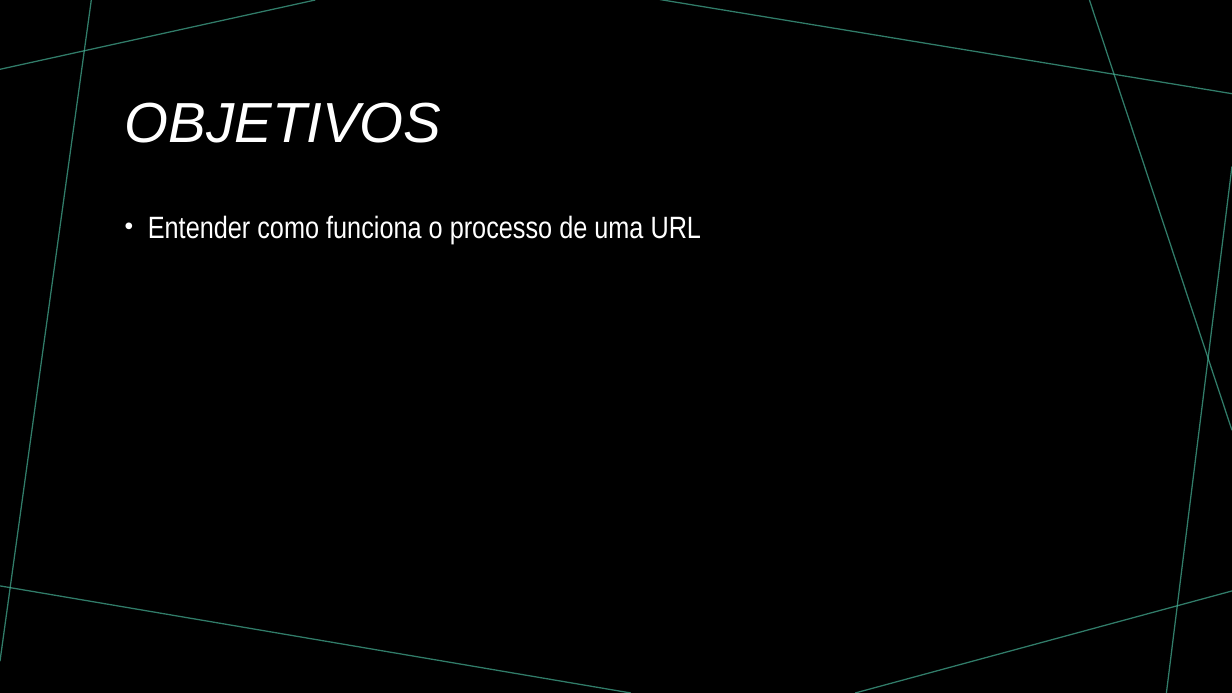
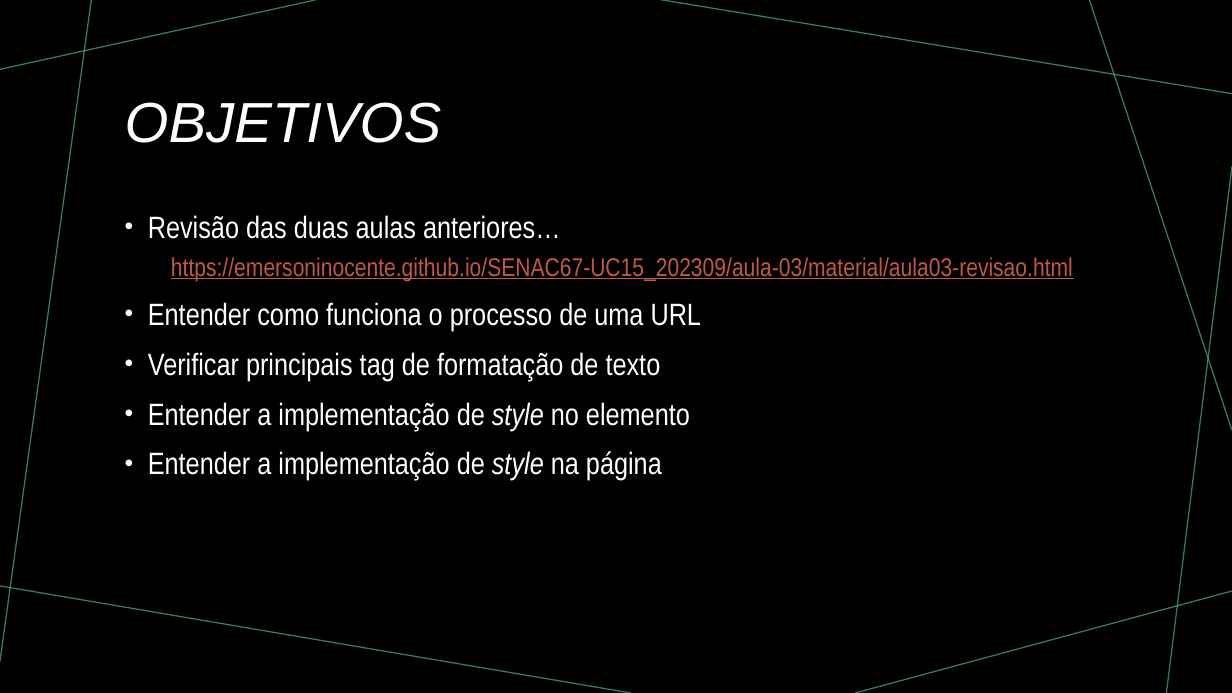
Before and after one commit to emersoninocente/SENAC67-UC15_202309, a slide deck: slide 2 of aula-03/material/Aula03.pptx. Drawn at 1232x693 pixels with LibreOffice and Linux fonts; fonts in the diff are those of the drawing. Boxes give left, top, right and bottom in pixels: in the first picture for what was removed or moved away, otherwise in the second. Text is boxed around its words. In the diff, an @@ line names an element or a change of style, - is before the commit and + after.

Commit message:
Update conteúdo aula 03

```diff
--- a/aula-03/material/Aula03.pptx
+++ b/aula-03/material/Aula03.pptx
@@ text at (148, 215, 1073, 282): paragraphs added @@
+• Revisão das duas aulas anteriores…
+  https://emersoninocente.github.io/SENAC67-UC15_202309/aula-03/material/aula03-revisao.html
@@ text at (148, 352, 690, 481): paragraphs added @@
+• Verificar principais tag de formatação de texto
+• Entender a implementação de style no elemento
+• Entender a implementação de style na página
```
Also in this commit, not shown: 1 slide added, 6 slides removed, 2 other files.
